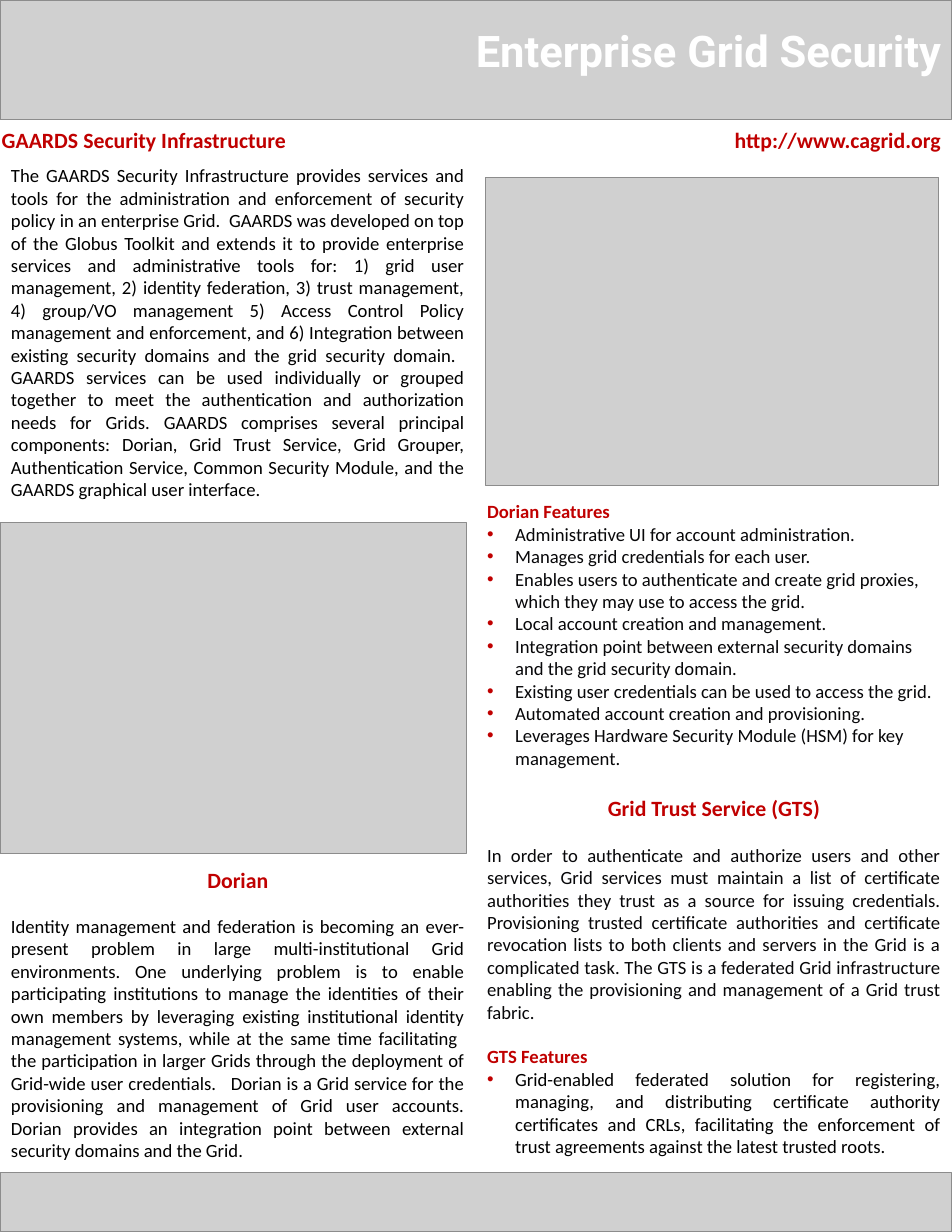
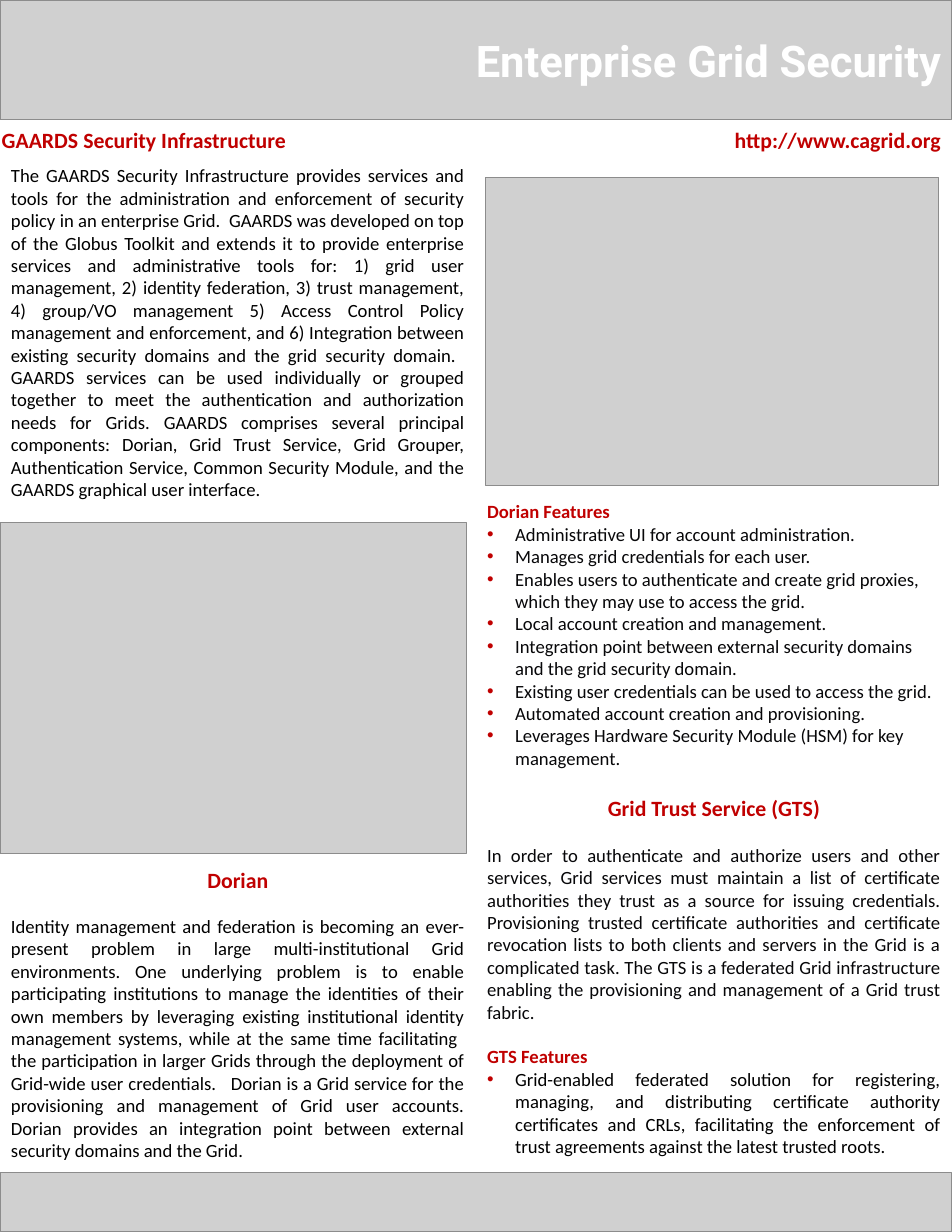
Before and after one commit to NCIP/cagrid-portal, a slide deck: slide 1 of cagrid-1-0/Documentation/presentations/security/gaards-handout-sc2007.pptx. Drawn at 952x1232 pixels with LibreOffice and Linux fonts; fonts in the diff are those of the drawing; grey boxes stand for pictures. Boxes give left, top, right and bottom in pixels: in the first picture for what was removed or moved away, otherwise in the second. Text is boxed around its words. In the diff, an @@ line names an element or a change of style, - is before the commit and + after.

```diff
--- a/cagrid-1-0/Documentation/presentations/security/gaards-handout-sc2007.pptx
+++ b/cagrid-1-0/Documentation/presentations/security/gaards-handout-sc2007.pptx
@@ text "Enterprise Grid Security": place and size @@
-text "Enterprise Grid Security" at bbox=[476, 35, 941, 76]
+text "Enterprise Grid Security" at bbox=[476, 45, 941, 86]
```
